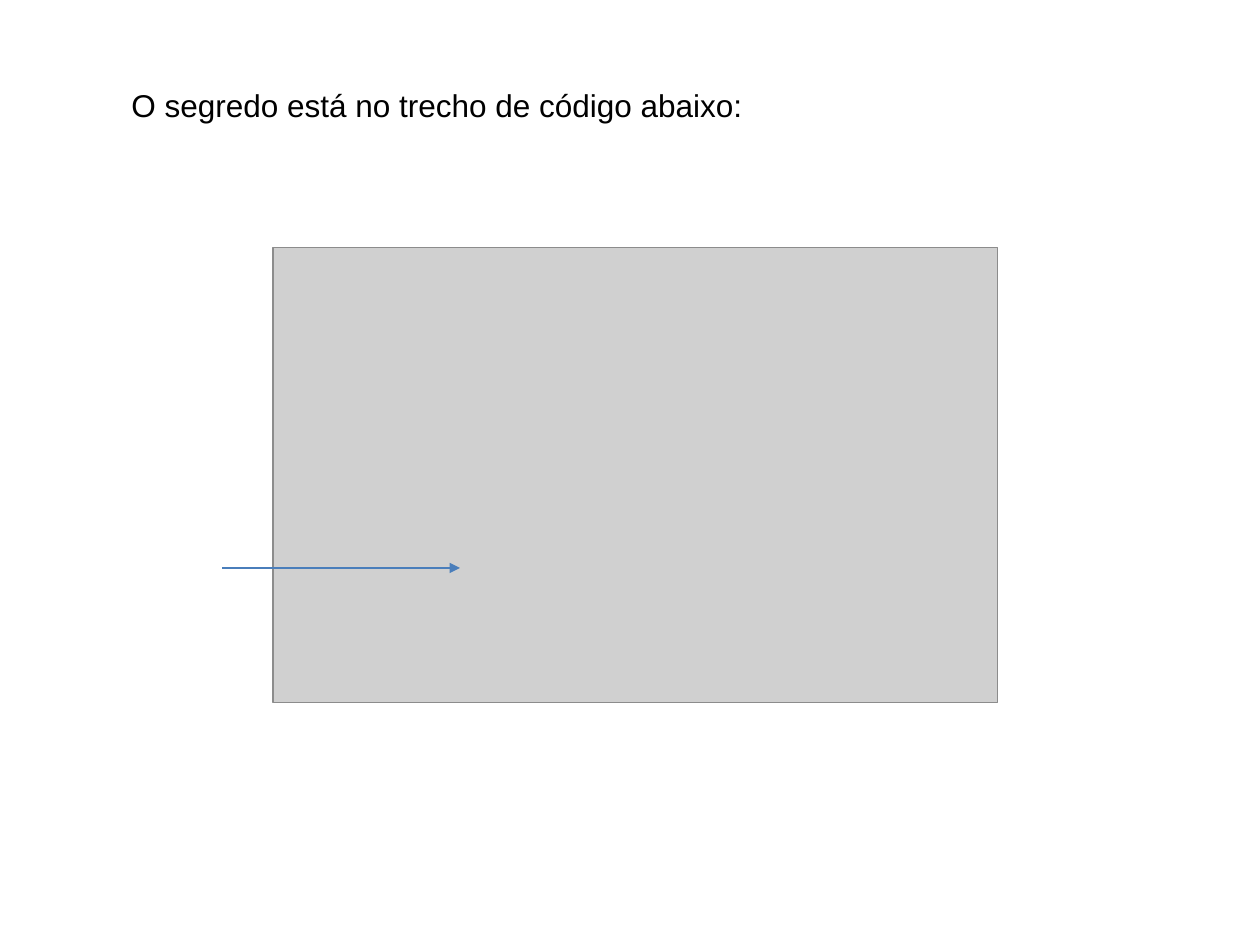
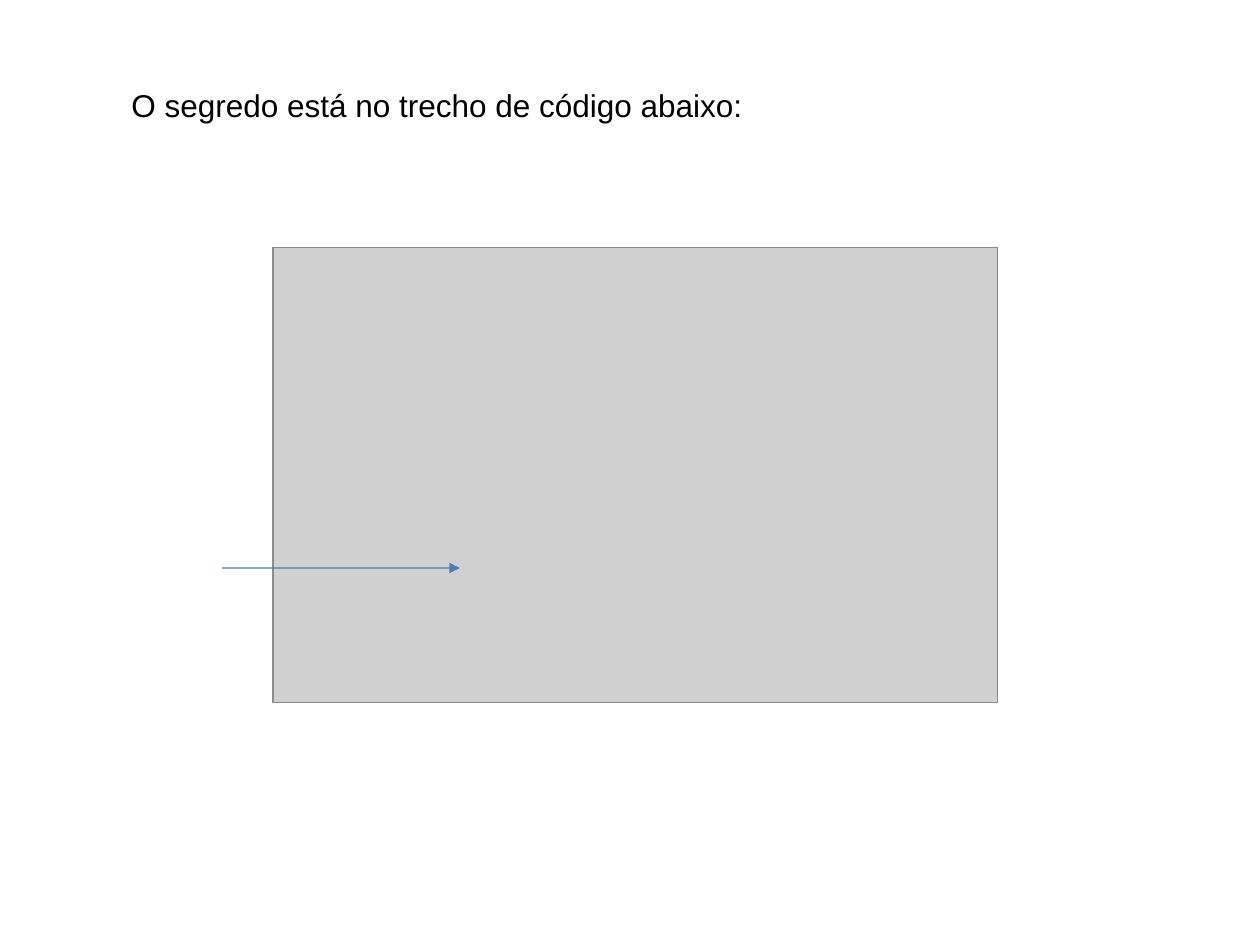
Before and after one commit to BartoAlheiros/Projeto-PAA, a slide deck: slide 12 of PAA 2a Oficina.pptx (slide 13 before the commit). Drawn at 1260x945 pixels with LibreOffice and Linux fonts; fonts in the diff are those of the drawing; grey boxes stand for pictures; background and template pictures are left out. Boxes give left, top, right and bottom in pixels: in the first picture for what was removed or moved away, otherwise in the second. Text is boxed around its words. In the diff, an @@ line names an element or a change of style, - is before the commit and + after.

```diff
--- a/PAA 2a Oficina.pptx
+++ b/PAA 2a Oficina.pptx
@@ arrow removed from (222, 568) to (460, 568) @@
@@ freeform shape added at bbox=[222, 568, 460, 568], outline #4A7EBB 0.75 pt @@
```
Also in this commit, not shown: 7 other slides changed, 6 slides added, 2 slides removed, 2 other files.
